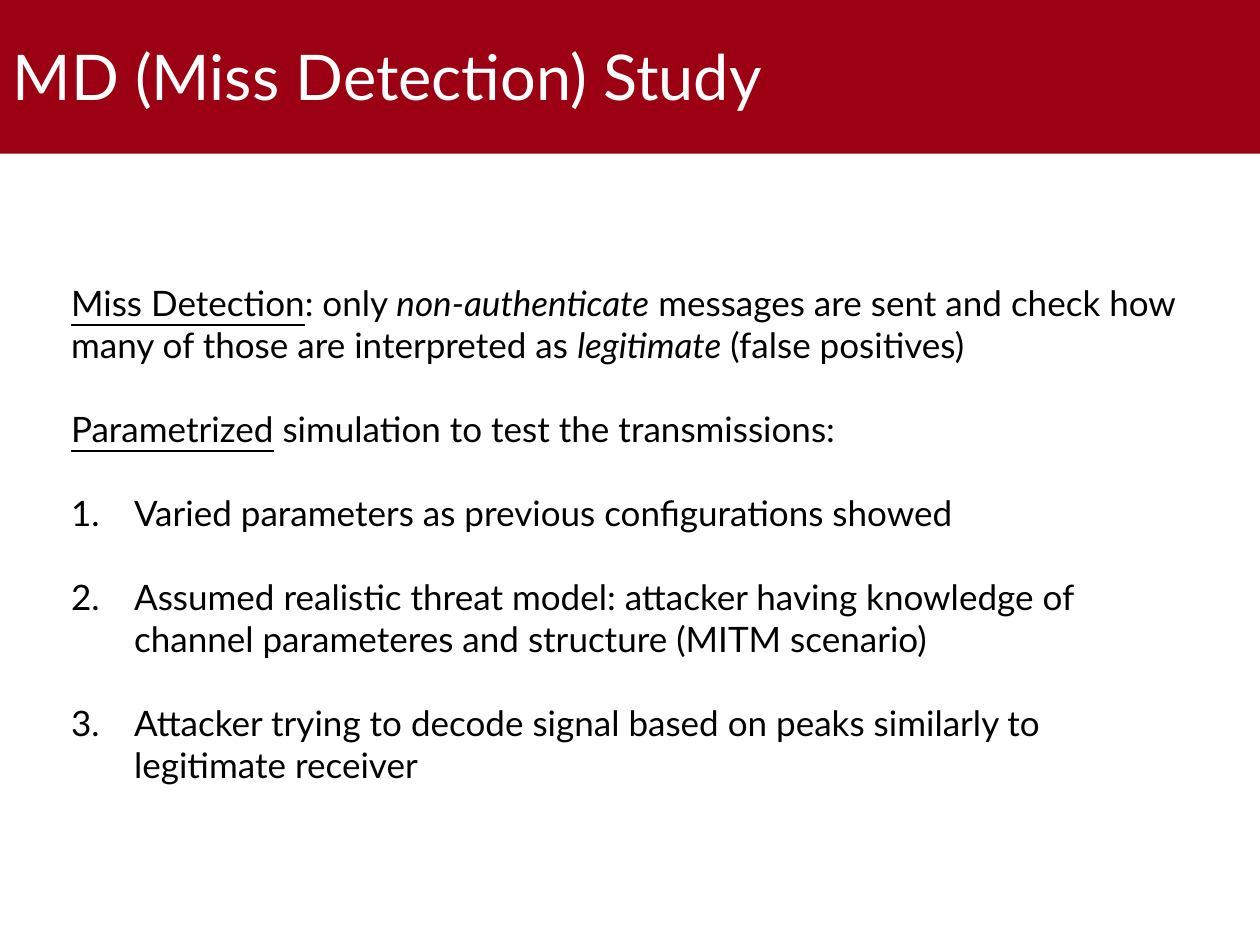
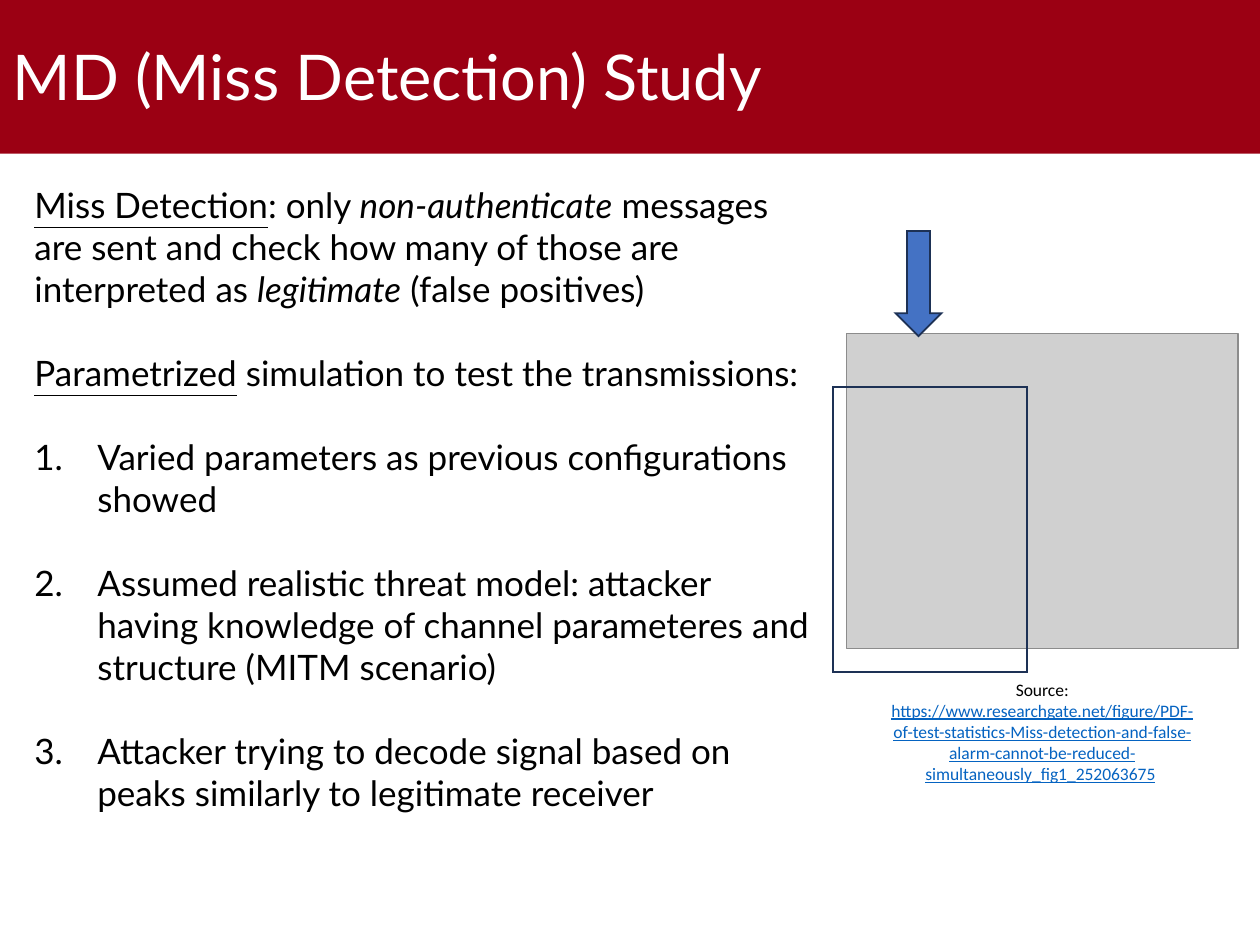
Before and after one commit to gabrielrovesti/PLA-Bluetooth-Environment, a slide deck: slide 9 of Third Part - Physical Layer Device Authentication/Slides/PLA Bluetooth Environment.pptx (slide 10 before the commit). Drawn at 1260x945 pixels with LibreOffice and Linux fonts; fonts in the diff are those of the drawing; grey boxes stand for pictures; background and template pictures are left out. Boxes give left, top, right and bottom in pixels: in the first picture for what was removed or moved away, otherwise in the second. Text is boxed around its words. In the diff, an @@ line names an element or a change of style, - is before the commit and + after.

Commit message:
Minimal edits to slides
- Added some good figures + shapes
- Removed useless slide
- Added page numbers

```diff
--- a/Third Part - Physical Layer Device Authentication/Slides/PLA Bluetooth Environment.pptx
+++ b/Third Part - Physical Layer Device Authentication/Slides/PLA Bluetooth Environment.pptx
@@ text "Miss Detection: only non-authenticate messages ..." rewrapped from (71,290,1176,785) to (34,192,809,813) @@
@@ down arrow added at (896,231,941,335), fill #4472C4, outline #1E3256 1 pt @@
@@ picture added at (847,334,1239,649) @@
@@ rectangle added at (833,387,1028,672), outline #1E3256 1 pt @@
@@ text added at (891,684,1193,783), 10 pt, text #0563C1, underline @@
+Source:
+https://www.researchgate.net/figure/PDF-of-test-statistics-Miss-detection-and-false-alarm-cannot-be-reduced-simultaneously_fig1_252063675
```
Also in this commit, not shown: 9 other slides changed, 1 slide removed.
